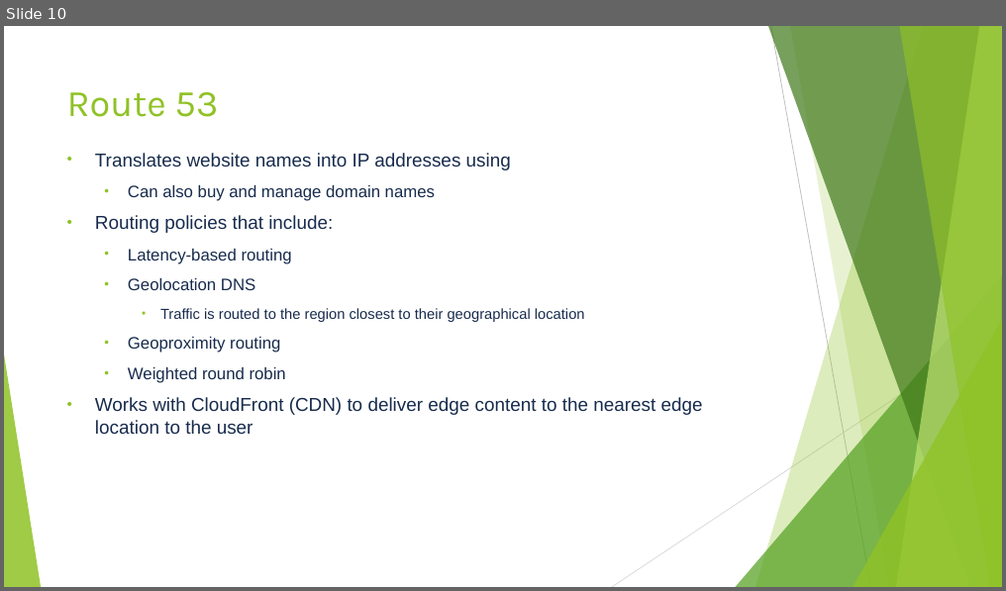
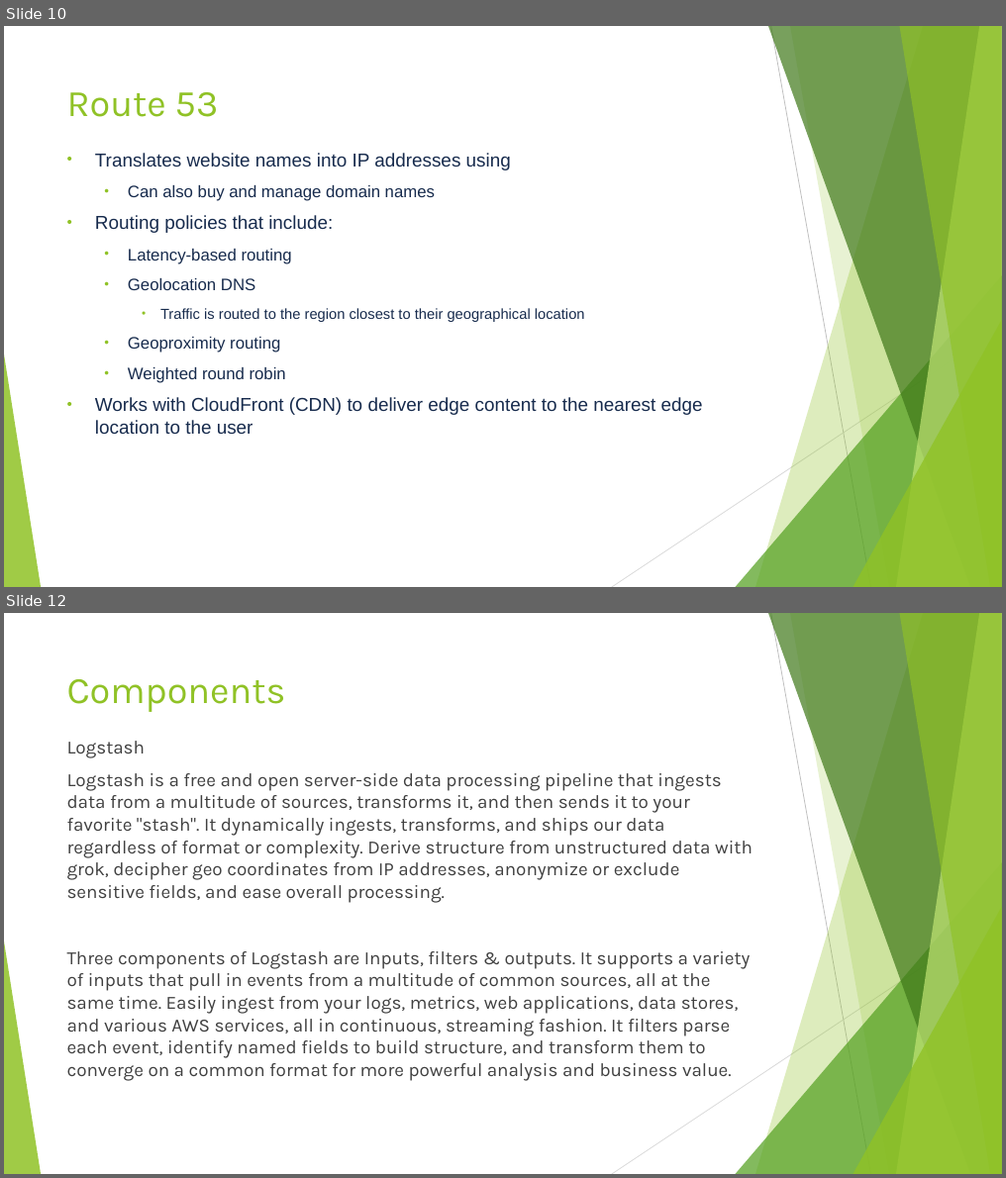
Before and after one commit to Valeriy77/highload, a slide deck: Architecture Requirements.pptx. Shown one above the other, each under a label of ours: slide 10 before the commit, slides 10 and 12 after it; the slides between them are not shown. The pictures are 1006x591 and 1006x1178 pixels, drawn with LibreOffice and Linux fonts; fonts in the diff are those of the drawing. Boxes give left, top, right and bottom in pixels: in the first picture for what was removed or moved away, otherwise in the second. Text is boxed around its words. In the diff, an @@ line names an element or a change of style, - is before the commit and + after.

```diff
--- a/Architecture Requirements.pptx
+++ b/Architecture Requirements.pptx
@@ slide 12 added at [4,613,1002,1174], background #FFFFFF; not listed: 10 template elements that a slide beside it also shows @@
@@ title added at [67,679,286,712], 36 pt, text #90C226 @@
+Components
@@ text added at [67,741,752,1081], 18 pt, text #404040 @@
+Logstash
+Logstash is a free and open server-side data processing pipeline that ingests data from a multitude of sources, transforms it, and then sends it to your favorite "stash". It dynamically ingests, transforms, and ships our data regardless of format or complexity. Derive structure from unstructured data with grok, decipher geo coordinates from IP addresses, anonymize or exclude sensitive fields, and ease overall processing.
+Three components of Logstash are Inputs, filters & outputs. It supports a variety of inputs that pull in events from a multitude of common sources, all at the same time. Easily ingest from your logs, metrics, web applications, data stores, and various AWS services, all in continuous, streaming fashion. It filters parse each event, identify named fields to build structure, and transform them to converge on a common format for more powerful analysis and business value.
```
Also in this commit, not shown: 1 slide changed, 1 other slide added.
